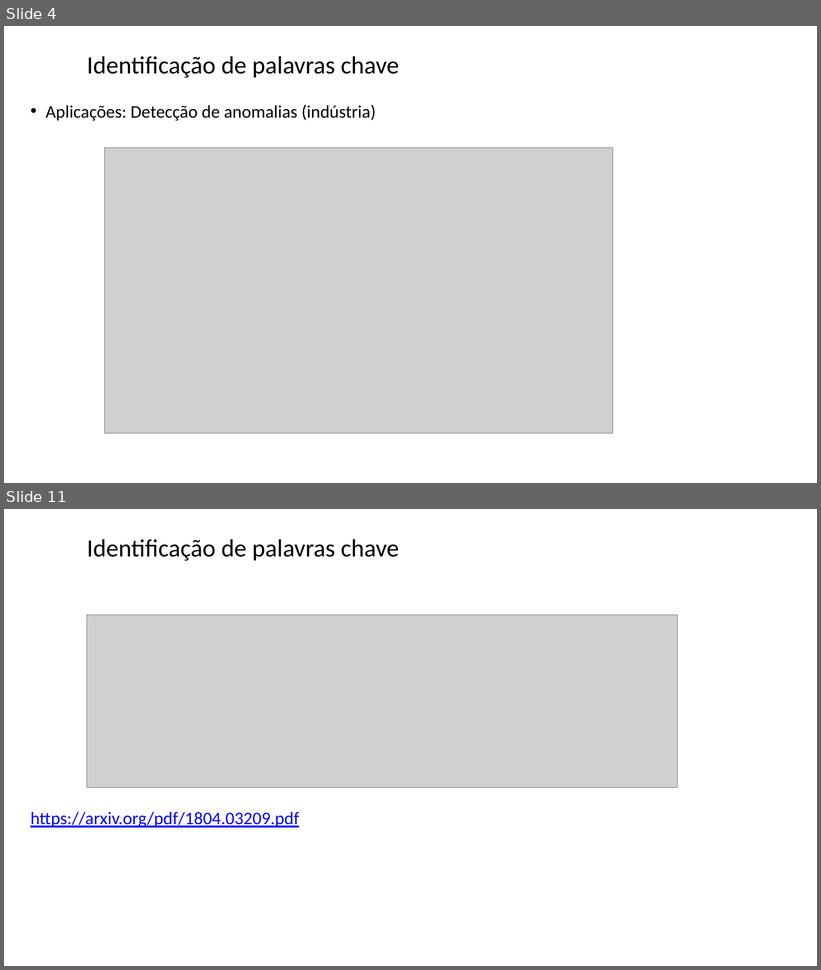
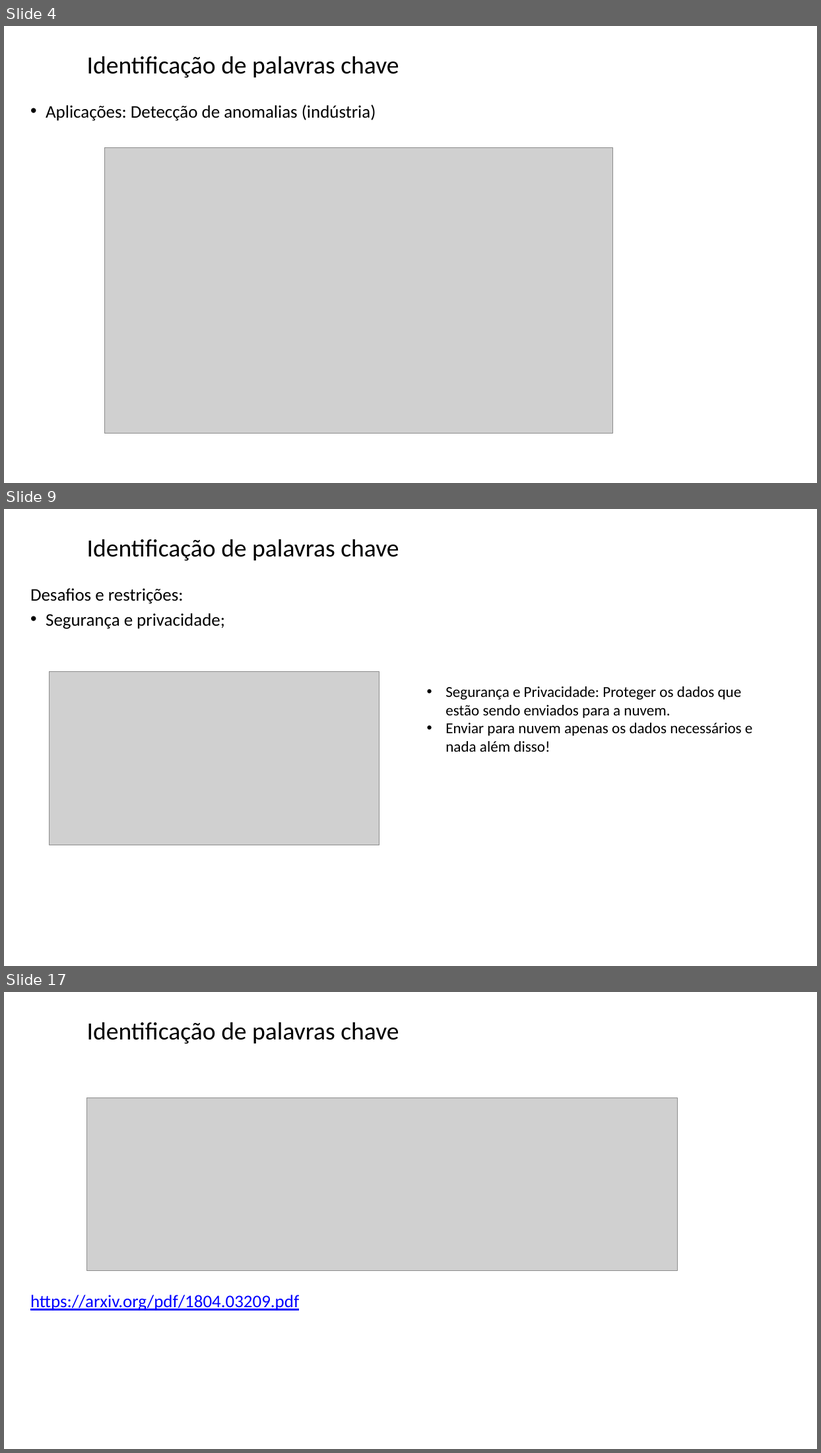
Before and after one commit to zz4fap/tp557-iot-ml, a slide deck: slides/TP557_17_identificação_palavras_chave.pptx. Shown one above the other, each under a label of ours: slides 4 and 11 before the commit, slides 4, 9 and 17 after it; the slides between them are not shown. The pictures are 821x970 and 821x1453 pixels, drawn with LibreOffice and Linux fonts; fonts in the diff are those of the drawing; grey boxes stand for pictures; background and template pictures are left out. Boxes give left, top, right and bottom in pixels: in the first picture for what was removed or moved away, otherwise in the second. Text is boxed around its words. In the diff, an @@ line names an element or a change of style, - is before the commit and + after.

```diff
--- a/slides/TP557_17_identificação_palavras_chave.pptx
+++ b/slides/TP557_17_identificação_palavras_chave.pptx
@@ slide 9 added at [4,509,817,966], background #FFFFFF @@
@@ title added at [87,539,399,561], 29.3 pt, text #000000 @@
+Identificação de palavras chave
@@ text added at [30,588,225,629], 21 pt, text #000000 @@
+Desafios e restrições:
+• Segurança e privacidade;
@@ picture added at [49,672,379,845] @@
@@ text added at [446,687,752,752], 18 pt, text #000000 @@
+• Segurança e Privacidade: Proteger os dados que estão sendo enviados para a nuvem.
+• Enviar para nuvem apenas os dados necessários e nada além disso!
@@ what was slide 11 is now slide 17 @@
```
Also in this commit, not shown: 7 slides changed, 5 other slides added.
